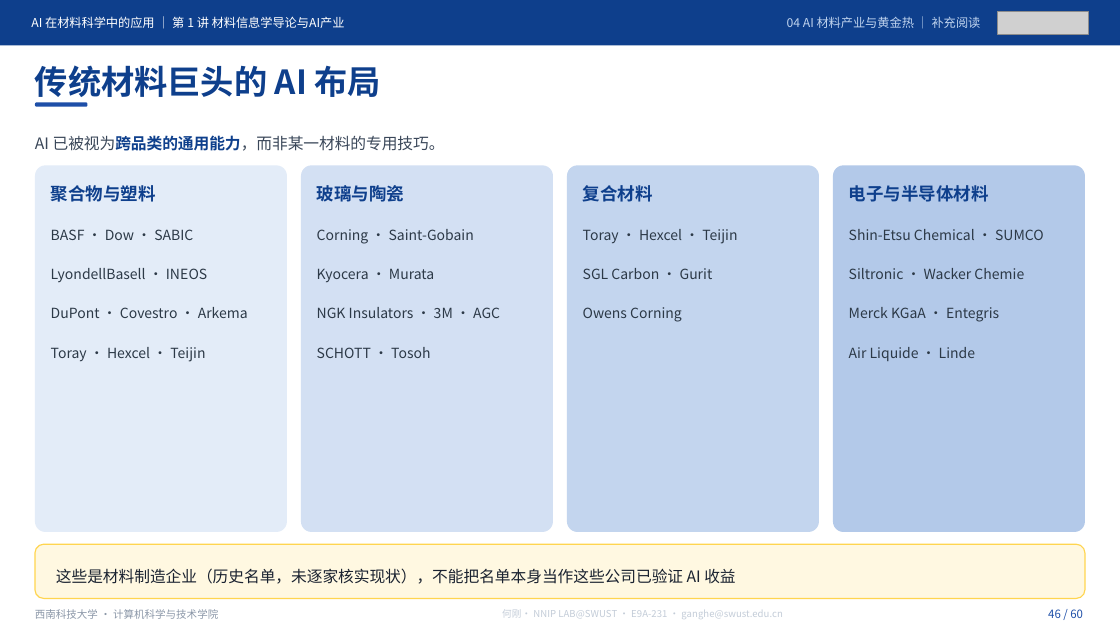
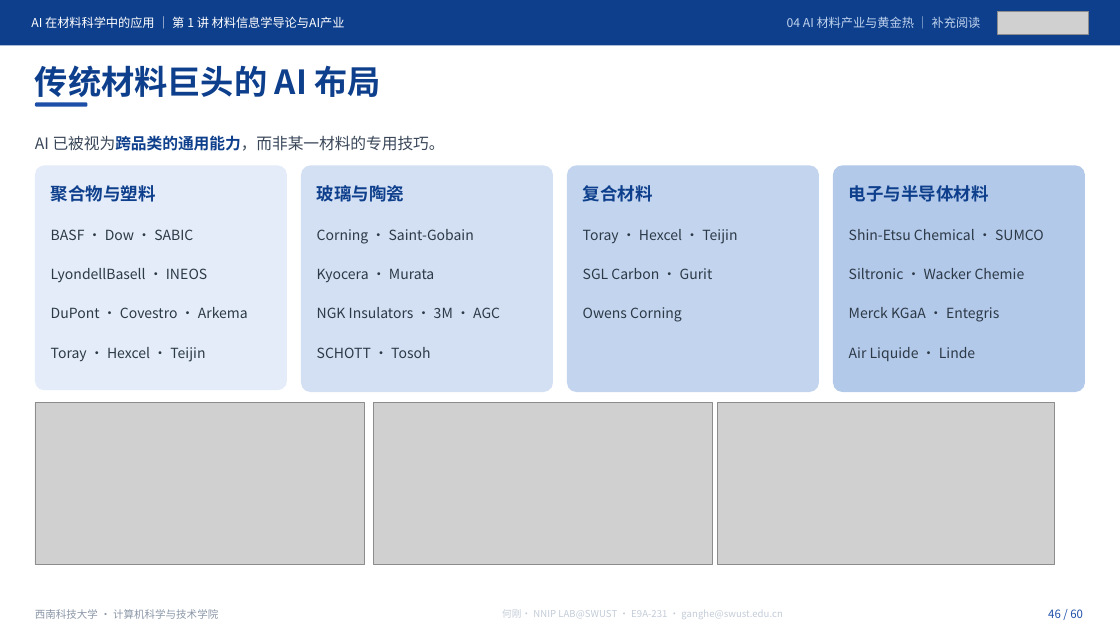
Before and after one commit to cosfrist/Applications-of-Artificial-Intelligence-in-Materials-Science-SWUST, a slide deck: slide 46 of lectures/01-材料信息学导论与AI产业/AI在材料科学中的应用-第1讲 材料信息学导论与AI产业-V5.pptx. Drawn at 1120x630 pixels with LibreOffice and Linux fonts; fonts in the diff are those of the drawing; grey boxes stand for pictures. Boxes give left, top, right and bottom in pixels: in the first picture for what was removed or moved away, otherwise in the second. Text is boxed around its words. In the diff, an @@ line names an element or a change of style, - is before the commit and + after.

```diff
--- a/lectures/01-材料信息学导论与AI产业/AI在材料科学中的应用-第1讲 材料信息学导论与AI产业-V5.pptx
+++ b/lectures/01-材料信息学导论与AI产业/AI在材料科学中的应用-第1讲 材料信息学导论与AI产业-V5.pptx
@@ rounded rectangle: place and size @@
-rounded rectangle at bbox=[35, 166, 287, 532]
+rounded rectangle at bbox=[35, 166, 287, 391]
@@ rounded rectangle: place and size @@
-rounded rectangle at bbox=[301, 166, 553, 532]
+rounded rectangle at bbox=[301, 166, 553, 392]
@@ rounded rectangle: place and size @@
-rounded rectangle at bbox=[567, 166, 819, 532]
+rounded rectangle at bbox=[567, 166, 819, 392]
@@ rounded rectangle: place and size @@
-rounded rectangle at bbox=[833, 166, 1086, 532]
+rounded rectangle at bbox=[833, 166, 1086, 392]
@@ picture added at bbox=[35, 402, 365, 565] @@
@@ picture added at bbox=[373, 402, 712, 565] @@
@@ picture added at bbox=[718, 402, 1055, 565] @@
@@ rounded rectangle removed at bbox=[35, 544, 1086, 599] @@
@@ text removed at bbox=[56, 568, 735, 584] @@
-这些是材料制造企业（历史名单，未逐家核实现状），不能把名单本身当作这些公司已验证 AI 收益
```
Also in this commit, not shown: 11 other slides changed, 5 other files.
